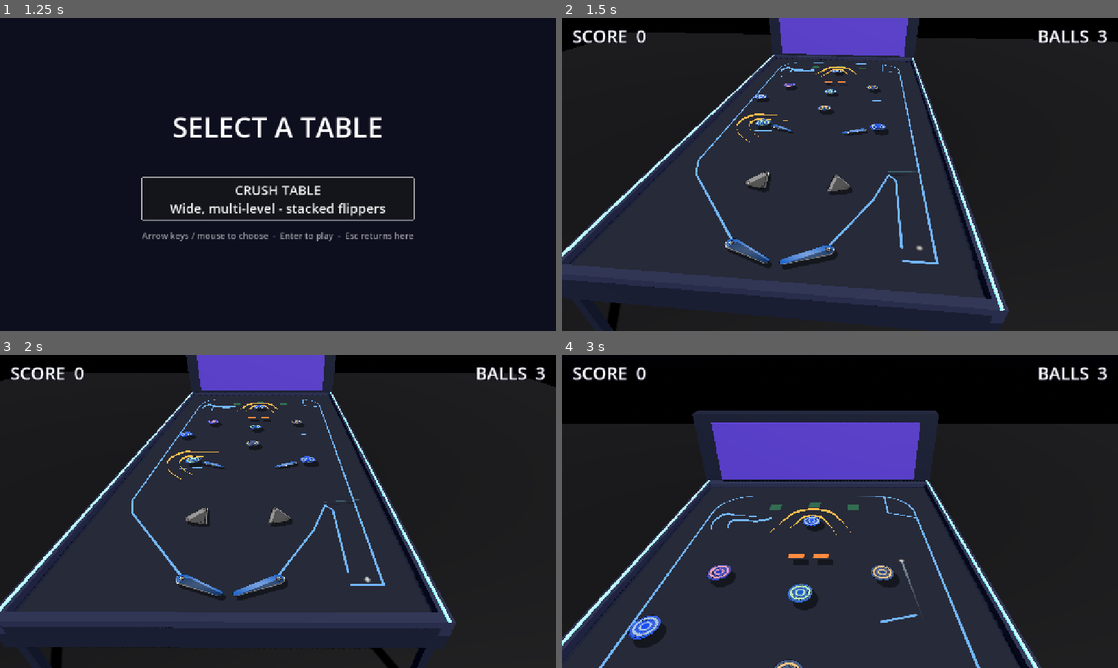
Above: before the commit, frames 1-4 (two rows, left to right).
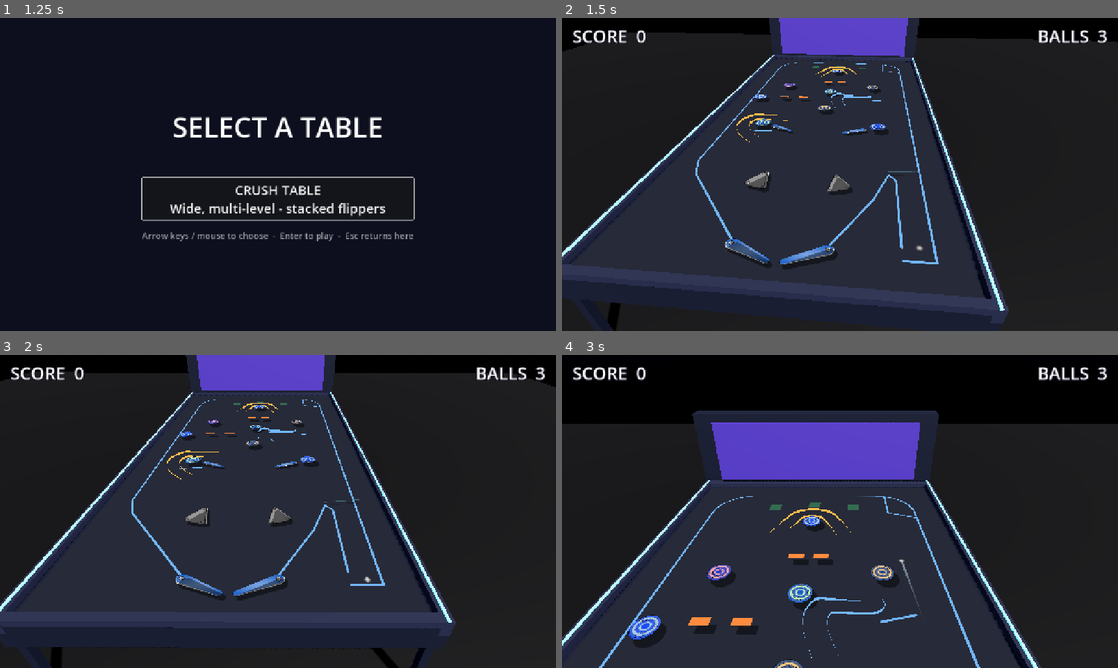
Above: after the commit, the same moments.

Repository: eddieedease/gdpb
Game: Godot game, scene res://scenes/table_select.tscn
Two runs of this game, one before a commit and one after it. Both use one fixed random seed, a clock stepped at 60 frames per second and the inputs below. Sound files missing from this copy of the repository are replaced by a short silence.
Inputs:
- Up to frame 1 (1.25 s): hold Up (ui_up) from 0.53 s (still down)
- Up to frame 2 (1.5 s): release Up (ui_up) at 1.25 s; click "CRUSH TABLE Wide, multi-level…" at 1.25 s
- Up to frame 3 (2 s): no input
- Up to frame 4 (3 s): hold Up (ui_up) 2.03-2.78 s; tap Space (launch) at 2.1 s; hold A (flipper_left) from 2.78 s (still down); hold Space (launch) from 2.78 s (still down)

Frame 1 is identical in both runs. In frame 2, 0.1% of the frame differs, in the area x 39-56%, y 15-29%; in frame 3, 0.1%; in frame 4, 0.6%, in the area x 22-59%, y 50-97%.

Commit message:
Whoosh only on committed channel shots
The ramp/rail whoosh played on any field touch, including dribbles that
roll straight back out. Now it requires capture speed >= whoosh_min_speed
(export, default 800) and has a 450ms cooldown so hovering around the
mouth can't re-trigger it. Pitch scales slightly with entry speed.

Co-Authored-By: Claude Opus 4.8 <noreply@anthropic.com>

Diff:
--- a/scenes/advanced_table.tscn
+++ b/scenes/advanced_table.tscn
@@ -214,12 +214,15 @@
 rotation = -0.12
 
 [node name="ExampleRail" parent="." unique_id=689590988 instance=ExtResource("16_rail")]
-position = Vector2(274, 436)
+position = Vector2(776, 1032)
 rotation = -1.0062875
 scale = Vector2(1, 1.1728023)
 
 [node name="ExampleRamp" parent="." unique_id=588782854 instance=ExtResource("17_ramp")]
 position = Vector2(640, 461)
+guide_strength = null
+centering = null
+channel_gravity = null
 
 [node name="Ambiance" type="CanvasLayer" parent="." unique_id=692629535]
 layer = 5
@@ -238,3 +241,28 @@
 [node name="ExampleRamp2" parent="." unique_id=100044486 instance=ExtResource("17_ramp")]
 position = Vector2(323, 1501.0001)
 rotation = -1.2140095
+guide_strength = null
+centering = null
+channel_gravity = null
+
+[node name="DropTarget3" type="StaticBody2D" parent="." unique_id=153143360 groups=["drop_targets"]]
+position = Vector2(336, 1057)
+script = ExtResource("11_doqff")
+
+[node name="CollisionShape2D" type="CollisionShape2D" parent="DropTarget3" unique_id=1274793575]
+shape = SubResource("RectangleShape2D_a0uye")
+
+[node name="Visual" type="Polygon2D" parent="DropTarget3" unique_id=1094227911]
+color = Color(1, 0.55, 0.25, 1)
+polygon = PackedVector2Array(-32, -17, 32, -17, 32, 17, -32, 17)
+
+[node name="DropTarget4" type="StaticBody2D" parent="." unique_id=1248700213 groups=["drop_targets"]]
+position = Vector2(469, 1060)
+script = ExtResource("11_doqff")
+
+[node name="CollisionShape2D" type="CollisionShape2D" parent="DropTarget4" unique_id=275924975]
+shape = SubResource("RectangleShape2D_k4m7e")
+
+[node name="Visual" type="Polygon2D" parent="DropTarget4" unique_id=530531634]
+color = Color(1, 0.55, 0.25, 1)
+polygon = PackedVector2Array(-32, -17, 32, -17, 32, 17, -32, 17)
--- a/scripts/ramp.gd
+++ b/scripts/ramp.gd
@@ -28,8 +28,12 @@
 @export var guide_strength := 6.0
 @export var centering := 8.0
 @export var channel_gravity := 250.0
+## Minimum capture speed for the whoosh sound - a slow dribble that rolls
+## back out of the mouth stays silent.
+@export var whoosh_min_speed := 800.0
 
 var _riding: Array[RigidBody2D] = []
+var _last_whoosh_ms := 0
 
 @onready var _left: Line2D = $Left
 @onready var _right: Line2D = $Right
@@ -168,9 +172,17 @@
 	body.collision_mask = RAMP_BIT
 	body.z_index = 10
 	body.set_meta("on_ramp", true)
-	if body is RigidBody2D and not _riding.has(body):
-		_riding.append(body)
-	SoundManager.play("whoosh")
+	var speed := 0.0
+	if body is RigidBody2D:
+		speed = body.linear_velocity.length()
+		if not _riding.has(body):
+			_riding.append(body)
+	# Whoosh only on a committed shot (fast enough to carry through), with a
+	# short cooldown so hovering around the mouth can't re-trigger it.
+	var now := Time.get_ticks_msec()
+	if speed >= whoosh_min_speed and now - _last_whoosh_ms > 450:
+		_last_whoosh_ms = now
+		SoundManager.play("whoosh", lerpf(0.95, 1.2, clampf((speed - whoosh_min_speed) / 1600.0, 0.0, 1.0)))
 	if ramp_score > 0:
 		GameManager.add_score(ramp_score)
 
